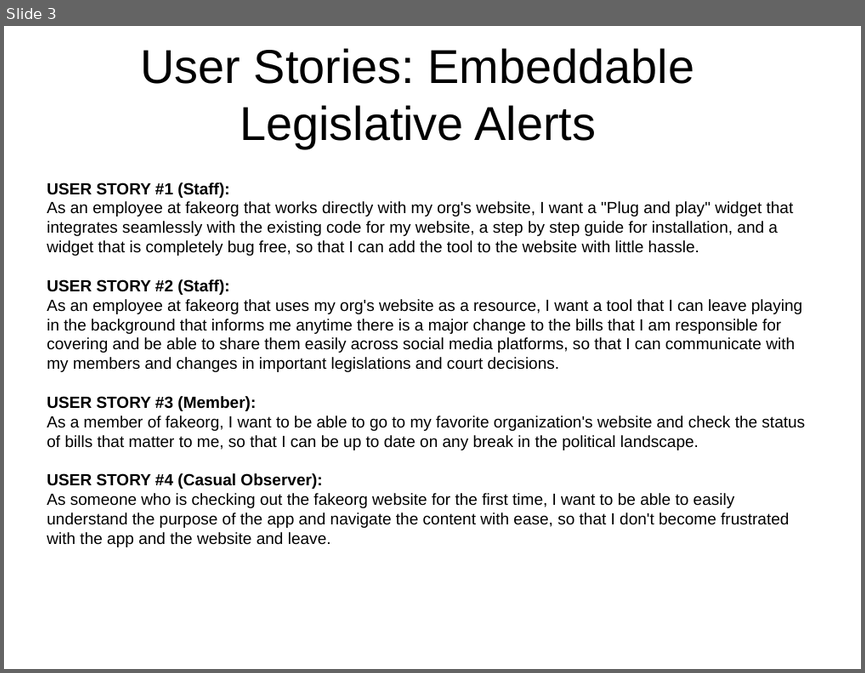
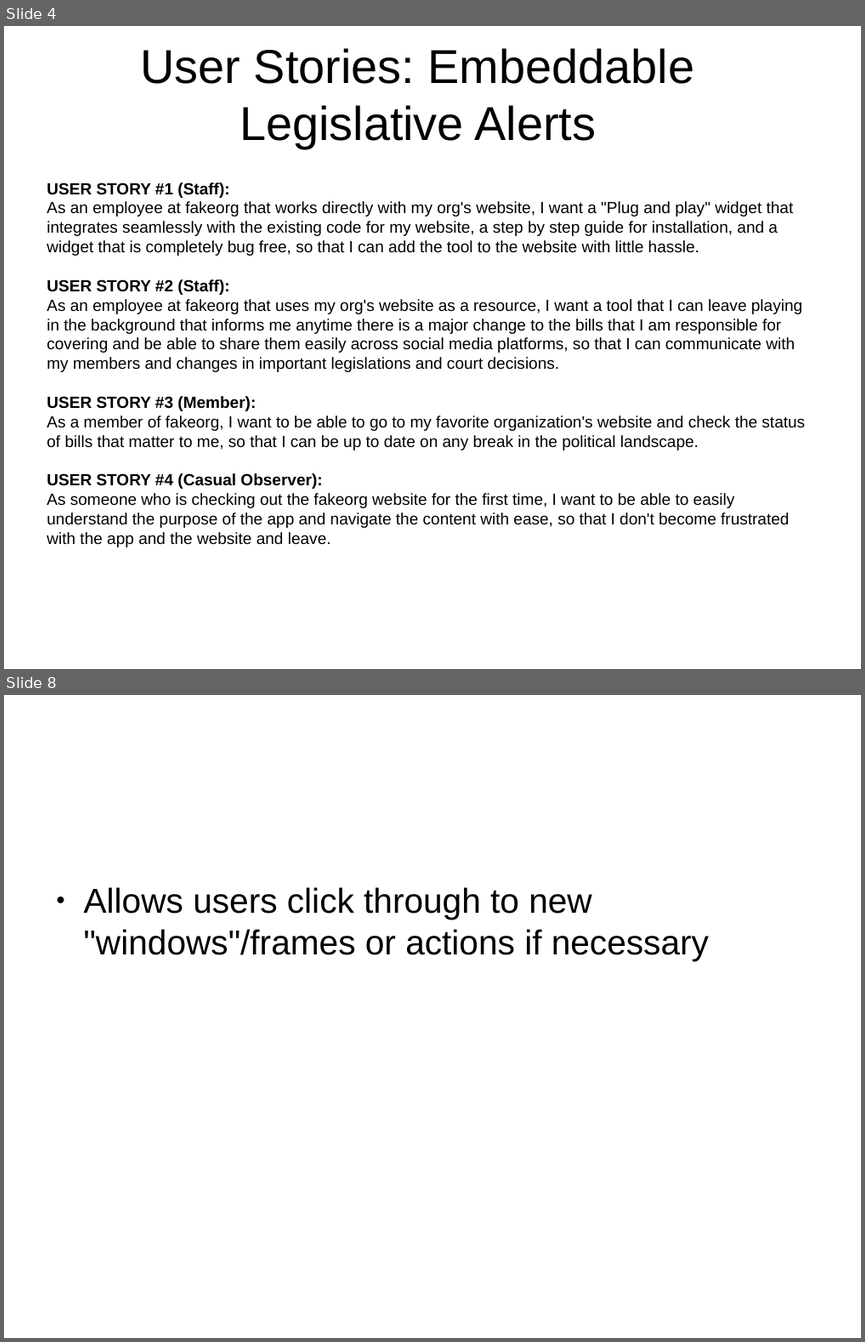
Before and after one commit to BobbyJoeSmith3/Sunlight-Community-Project, a slide deck: Planning/Deliverables/firstweek_deliverables_presentation.odp. Shown one above the other, each under a label of ours: slide 3 before the commit, slides 4 and 8 after it; the slides between them are not shown. The pictures are 865x673 and 865x1342 pixels, drawn with LibreOffice and Linux fonts; fonts in the diff are those of the drawing. Boxes give left, top, right and bottom in pixels: in the first picture for what was removed or moved away, otherwise in the second. Text is boxed around its words. In the diff, an @@ line names an element or a change of style, - is before the commit and + after.

```diff
--- a/Planning/Deliverables/firstweek_deliverables_presentation.odp
+++ b/Planning/Deliverables/firstweek_deliverables_presentation.odp
@@ slide 8 added at box(4, 695, 861, 1338), background #FFFFFF @@
@@ text added at box(84, 887, 709, 961), 32 pt, text #000000 @@
+● Allows users click through to new "windows"/frames or actions if necessary
@@ what was slide 3 is now slide 4 @@
```
Also in this commit, not shown: 3 slides changed, 4 other slides added, 4 other files.
